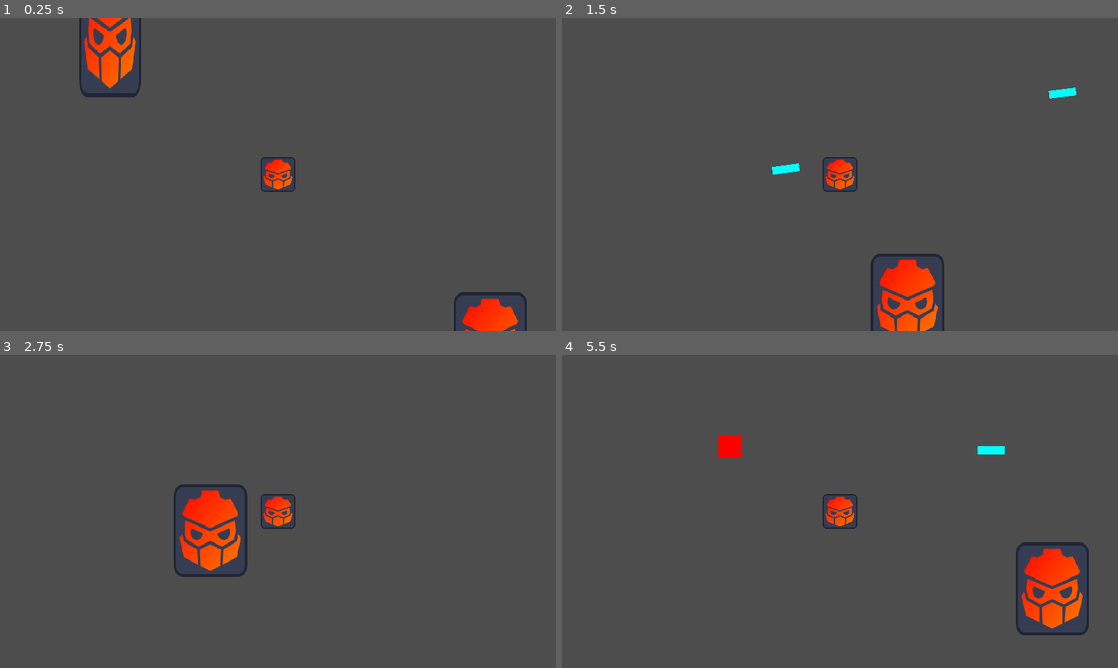
Above: before the commit, frames 1-4 (two rows, left to right).
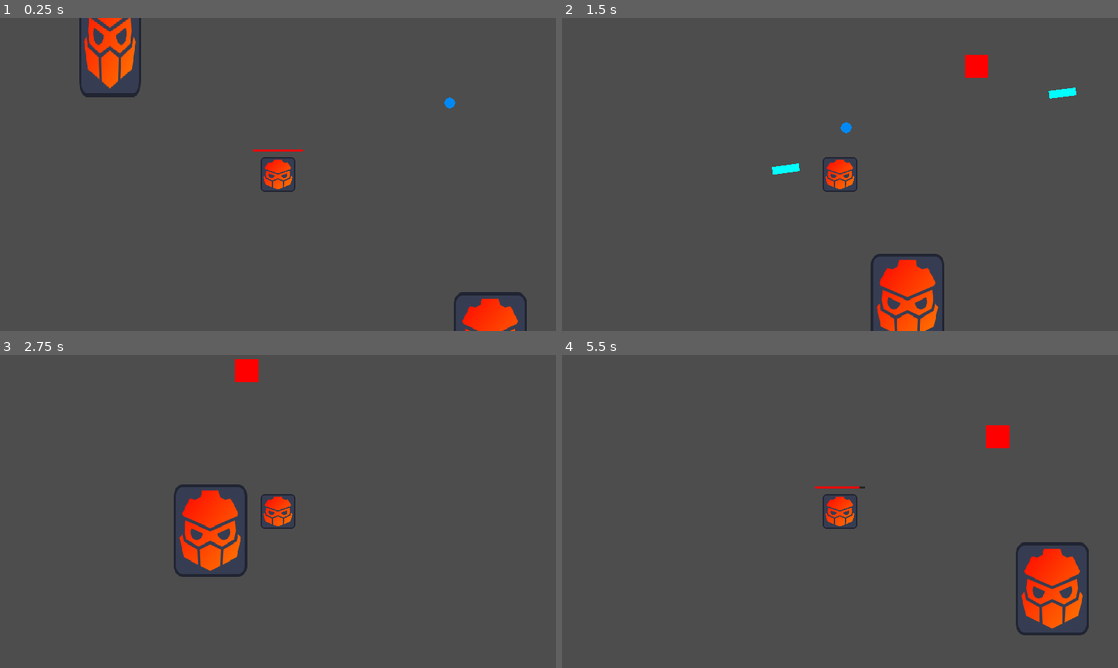
Above: after the commit, the same moments.

Repository: Naginipython/PhaseCure
Game: Godot game, scene res://scenes/world.tscn
Two runs of this game, one before a commit and one after it. Both use one fixed random seed, a clock stepped at 60 frames per second and the inputs below.
Inputs (mouse positions are in pixels of both pictures, inside the frame that each line leads up to):
- Up to frame 1 (0.25 s): no input
- Up to frame 2 (1.5 s): tap Enter at 0.5 s; move the mouse to (962, 158) at 0.52 s; hold D (right) 0.53-1.28 s; click (962, 158) at 0.67 s; move the mouse to (728, 190) at 1.27 s; hold S (down) from 1.28 s (still down); click (728, 190) at 1.42 s
- Up to frame 3 (2.75 s): move the mouse to (333, 442) at 2.02 s; release S (down) at 2.03 s; hold D (right) from 2.03 s (still down); click (333, 442) at 2.17 s
- Up to frame 4 (5.5 s): move the mouse to (812, 574) at 2.77 s; release D (right) at 2.78 s; hold W (up) 2.78-3.53 s; click (812, 574) at 2.92 s; move the mouse to (1006, 558) at 3.52 s; hold A (left) 3.53-5.03 s; click (1006, 558) at 3.67 s; move the mouse to (673, 464) at 4.27 s; click (673, 464) at 4.42 s; move the mouse to (867, 511) at 5.02 s; hold S (down) from 5.03 s (still down); click (867, 511) at 5.17 s

The runs differ from the first frame. In frame 1, 0.1% of the frame differs, in the area x 45-82%, y 25-43%; in frame 2, 0.4%; in frame 3, 0.3%; in frame 4, 0.8%, in the area x 28-81%, y 22-43%.

Commit message:
Added hp, started exp

Diff:
--- a/project.godot
+++ b/project.godot
@@ -54,6 +54,13 @@
 "events": []
 }
 
+[layer_names]
+
+2d_physics/layer_1="Player"
+2d_physics/layer_2="Enemy"
+2d_physics/layer_3="Misc"
+2d_physics/layer_4="Exp"
+
 [rendering]
 
 textures/canvas_textures/default_texture_filter=0
--- a/scenes/Enemy.tscn
+++ b/scenes/Enemy.tscn
@@ -16,3 +16,10 @@
 
 [node name="CollisionShape2D" type="CollisionShape2D" parent="."]
 shape = SubResource("RectangleShape2D_h1aey")
+
+[node name="HitTimer" type="Timer" parent="."]
+wait_time = 0.75
+one_shot = true
+
+[connection signal="body_entered" from="." to="." method="_on_body_entered"]
+[connection signal="body_exited" from="." to="." method="_on_body_exited"]
--- a/scenes/bullet.tscn
+++ b/scenes/bullet.tscn
@@ -3,9 +3,11 @@
 [ext_resource type="Script" path="res://scripts/bullet.gd" id="1_mkf8s"]
 
 [sub_resource type="RectangleShape2D" id="RectangleShape2D_h1aey"]
-size = Vector2(10, 10)
+size = Vector2(12, 6)
 
 [node name="Bullet" type="Area2D"]
+collision_layer = 4
+collision_mask = 2
 script = ExtResource("1_mkf8s")
 
 [node name="CollisionShape2D" type="CollisionShape2D" parent="."]
@@ -20,4 +22,5 @@
 position = Vector2(-5, 0)
 scale = Vector2(0.2, 0.2)
 
+[connection signal="area_entered" from="." to="." method="_on_area_entered"]
 [connection signal="screen_exited" from="visibleNotifier" to="." method="_on_visible_notifier_screen_exited"]
--- /dev/null
+++ b/scenes/exp.tscn
@@ -0,0 +1,25 @@
+[gd_scene load_steps=3 format=3 uid="uid://b8ugbthacyc0w"]
+
+[ext_resource type="Script" path="res://scripts/exp.gd" id="1_1m54x"]
+
+[sub_resource type="CircleShape2D" id="CircleShape2D_7gp3u"]
+radius = 3.0
+
+[node name="Exp" type="Area2D"]
+collision_layer = 8
+script = ExtResource("1_1m54x")
+
+[node name="Polygon2D" type="Polygon2D" parent="."]
+position = Vector2(7.15256e-07, 0)
+scale = Vector2(0.375, 1)
+color = Color(0, 0.538218, 0.96061, 1)
+polygon = PackedVector2Array(-5.33333, -2, -6.66667, -1, -8, 0.0020647, -6.66667, 1, -5.33333, 2, -2.66667, 2.5, 0, 3, 2.66667, 2.5, 5.33333, 2, 6.66667, 1, 8, 0, 6.66667, -1, 5.33333, -2, 2.66667, -2.5, 0, -3, -2.66667, -2.5)
+
+[node name="CollisionShape2D" type="CollisionShape2D" parent="."]
+shape = SubResource("CircleShape2D_7gp3u")
+
+[node name="HitTimer" type="Timer" parent="."]
+wait_time = 0.75
+one_shot = true
+
+[connection signal="body_entered" from="." to="." method="_on_body_entered"]
--- a/scenes/player.tscn
+++ b/scenes/player.tscn
@@ -1,19 +1,24 @@
-[gd_scene load_steps=4 format=3 uid="uid://c0s0ppjxs5nsf"]
+[gd_scene load_steps=7 format=3 uid="uid://c0s0ppjxs5nsf"]
 
 [ext_resource type="Script" path="res://scripts/player.gd" id="1_g2els"]
 [ext_resource type="Texture2D" uid="uid://dvielc340s6gx" path="res://icon.svg" id="2_qhqgy"]
 
 [sub_resource type="CircleShape2D" id="CircleShape2D_dqkch"]
 
+[sub_resource type="CircleShape2D" id="CircleShape2D_g2els"]
+radius = 45.0
+
+[sub_resource type="StyleBoxFlat" id="StyleBoxFlat_g2els"]
+bg_color = Color(0, 0, 0, 0.501961)
+
+[sub_resource type="StyleBoxFlat" id="StyleBoxFlat_qhqgy"]
+bg_color = Color(1, 0, 0, 1)
+
 [node name="Player" type="CharacterBody2D"]
 script = ExtResource("1_g2els")
 
-[node name="CollisionShape2D" type="CollisionShape2D" parent="."]
+[node name="Hitbox" type="CollisionShape2D" parent="."]
 shape = SubResource("CircleShape2D_dqkch")
-
-[node name="Icon" type="Sprite2D" parent="."]
-scale = Vector2(0.140625, 0.140625)
-texture = ExtResource("2_qhqgy")
 
 [node name="BulletContainer" type="Node" parent="."]
 
@@ -21,4 +26,34 @@
 wait_time = 0.25
 one_shot = true
 
+[node name="PickupArea" type="Area2D" parent="."]
+collision_mask = 8
+
+[node name="CollisionShape2D" type="CollisionShape2D" parent="PickupArea"]
+shape = SubResource("CircleShape2D_g2els")
+
+[node name="Icon" type="Sprite2D" parent="."]
+scale = Vector2(0.140625, 0.140625)
+texture = ExtResource("2_qhqgy")
+
+[node name="Healthbar" type="ProgressBar" parent="."]
+offset_left = -13.0
+offset_top = -13.0
+offset_right = 13.0
+offset_bottom = -12.0
+theme_override_styles/background = SubResource("StyleBoxFlat_g2els")
+theme_override_styles/fill = SubResource("StyleBoxFlat_qhqgy")
+value = 100.0
+show_percentage = false
+
+[node name="fullHealthTimer" type="Timer" parent="Healthbar"]
+one_shot = true
+
+[node name="healthRegenTimer" type="Timer" parent="Healthbar"]
+wait_time = 5.0
+one_shot = true
+
 [connection signal="timeout" from="ShootTimer" to="." method="_on_timer_timeout"]
+[connection signal="area_entered" from="PickupArea" to="." method="_on_area_2d_area_entered"]
+[connection signal="timeout" from="Healthbar/fullHealthTimer" to="." method="_on_full_health_timer_timeout"]
+[connection signal="timeout" from="Healthbar/healthRegenTimer" to="." method="_on_health_regen_timer_timeout"]
--- a/scenes/world.tscn
+++ b/scenes/world.tscn
@@ -1,8 +1,10 @@
-[gd_scene load_steps=5 format=3 uid="uid://myn5pku80ud5"]
+[gd_scene load_steps=7 format=3 uid="uid://myn5pku80ud5"]
 
 [ext_resource type="Script" path="res://scripts/world.gd" id="1_4wyf3"]
 [ext_resource type="PackedScene" uid="uid://c0s0ppjxs5nsf" path="res://scenes/player.tscn" id="1_nnsk1"]
 [ext_resource type="Texture2D" uid="uid://dvielc340s6gx" path="res://icon.svg" id="2_rwgxs"]
+[ext_resource type="Script" path="res://scripts/enemy_spawner.gd" id="4_k0juu"]
+[ext_resource type="PackedScene" uid="uid://b8ugbthacyc0w" path="res://scenes/exp.tscn" id="5_71j4m"]
 
 [sub_resource type="RectangleShape2D" id="RectangleShape2D_4wyf3"]
 size = Vector2(20, 56)
@@ -12,6 +14,7 @@
 
 [node name="Player" parent="." instance=ExtResource("1_nnsk1")]
 unique_name_in_owner = true
+collision_mask = 5
 
 [node name="Camera2D" type="Camera2D" parent="Player"]
 zoom = Vector2(4, 4)
@@ -26,13 +29,22 @@
 scale = Vector2(0.296875, 0.375)
 texture = ExtResource("2_rwgxs")
 
-[node name="Node" type="Node" parent="."]
+[node name="Waves" type="Node" parent="."]
 
-[node name="Timer" type="Timer" parent="Node"]
+[node name="Wave1Timer" type="Timer" parent="Waves"]
 one_shot = true
 
 [node name="StaticBody2D" type="StaticBody2D" parent="."]
 position = Vector2(-93, 18)
+collision_layer = 4
 
 [node name="CollisionShape2D" type="CollisionShape2D" parent="StaticBody2D"]
 shape = SubResource("RectangleShape2D_4wyf3")
+
+[node name="EnemySpawner" type="Node2D" parent="."]
+script = ExtResource("4_k0juu")
+
+[node name="Exp" parent="." instance=ExtResource("5_71j4m")]
+position = Vector2(89, -37)
+
+[connection signal="enemy_spawned" from="EnemySpawner" to="." method="_on_enemy_spawner_enemy_spawned"]
--- a/scripts/bullet.gd
+++ b/scripts/bullet.gd
@@ -1,9 +1,16 @@
 extends Area2D
 
 const SHOOT_SPEED: int = 200
+const DAMAGE: float = 5.0
 
 func _on_visible_notifier_screen_exited() -> void:
 	queue_free()
 
 func _physics_process(delta: float) -> void:
 	position += Vector2.RIGHT.rotated(rotation) * SHOOT_SPEED * delta
+
+
+func _on_area_entered(area: Area2D) -> void:
+	print("hit enemy")
+	area.take_damage(DAMAGE)
+	queue_free()
--- a/scripts/enemy.gd
+++ b/scripts/enemy.gd
@@ -1,13 +1,35 @@
 extends Area2D
 
 var player: CharacterBody2D
-const SPEED: float = 25.0
-var health: float = 50.0
+@onready var hit_timer: Timer = $HitTimer
+const SPEED: float = 35.0
+@export var health: float = 20.0
+@export var dmg: int = 10
+var is_hitting_player: bool = false
+signal enemy_died(pos)
 
 func _ready() -> void:
 	player = get_node("/root/World/Player")
 
+
 func _physics_process(delta: float) -> void:
 	var player_pos = player.position
-	position.x = move_toward(position.x, player_pos.x, SPEED*delta)
-	position.y = move_toward(position.y, player_pos.y, SPEED*delta)
+	var dir = (player_pos - position).normalized()
+	position += dir * SPEED*delta
+
+	if is_hitting_player and hit_timer.is_stopped():
+		player.take_damage(dmg)
+		hit_timer.start()
+
+
+func _on_body_entered(body: Node2D) -> void:
+	is_hitting_player = true
+
+func _on_body_exited(body: Node2D) -> void:
+	is_hitting_player = false
+
+func take_damage(dmg: float) -> void:
+	health -= dmg
+	if health <= 0:
+		emit_signal("enemy_died", position)
+		queue_free()
--- /dev/null
+++ b/scripts/enemy_spawner.gd
@@ -0,0 +1,46 @@
+extends Node2D
+
+const ENEMY := preload("res://scenes/Enemy.tscn")
+var time_to_spawn_enemy = true
+var screen_size: Vector2
+@onready var camera: Camera2D = $"../Player/Camera2D"
+@onready var player: CharacterBody2D = %Player
+signal enemy_spawned(enemy_instance)
+
+func _ready() -> void:
+	screen_size = get_viewport().get_visible_rect().size
+
+func _process(delta: float) -> void:
+	if time_to_spawn_enemy:
+		time_to_spawn_enemy = false
+		var camera_pos: Vector2 = camera.global_position
+		var zoom = 4
+		var half_size: Vector2 = (screen_size * 0.5) / zoom
+
+		var top_left: Vector2 = camera_pos - half_size
+		var bot_right: Vector2 = camera_pos + half_size
+		var enemy_pos: Vector2 = generate_enemy_pos(top_left, bot_right)
+
+		var enemy_instance = ENEMY.instantiate()
+		enemy_instance.global_position = enemy_pos
+		emit_signal("enemy_spawned", enemy_instance)
+
+func generate_enemy_pos(top_left: Vector2, bot_right: Vector2) -> Vector2:
+	var margin := 50
+	var side := randi() % 4
+	var spawn_pos: Vector2 = Vector2.ZERO
+	match side:
+		0: # Top
+			spawn_pos.x = randf_range(top_left.x, bot_right.x)
+			spawn_pos.y = top_left.y - margin
+		1: # Right
+			spawn_pos.x = bot_right.x + margin
+			spawn_pos.y = randf_range(top_left.y, bot_right.y)
+		2: # Bot
+			spawn_pos.x = randf_range(top_left.x, bot_right.x)
+			spawn_pos.y = bot_right.y + margin
+		3: # Left
+			spawn_pos.x = top_left.x - margin
+			spawn_pos.y = randf_range(top_left.y, bot_right.y)
+	print(side)
+	return spawn_pos
--- /dev/null
+++ b/scripts/exp.gd
@@ -0,0 +1,21 @@
+extends Area2D
+
+var is_player_in_range: bool = false
+var player: CharacterBody2D
+const SPEED: float = 100.0
+
+func _ready() -> void:
+	player = get_node("/root/World/Player")
+
+func _physics_process(delta: float) -> void:
+	if is_player_in_range:
+		var player_pos = player.position
+		var dir = (player_pos - position).normalized()
+		position += dir * SPEED*delta
+
+func player_in_range() -> void:
+	is_player_in_range = true
+
+func _on_body_entered(body: Node2D) -> void:
+	body.get_exp(0)
+	queue_free()
--- a/scripts/player.gd
+++ b/scripts/player.gd
@@ -1,41 +1,82 @@
 extends CharacterBody2D
+
+const BULLET_SCENE = preload("res://scenes/bullet.tscn")
+
+@onready var bullet_container: Node = $BulletContainer
+@onready var shoot_timer: Timer = $ShootTimer
+@onready var healthbar: ProgressBar = $Healthbar
+@onready var full_health_timer: Timer = $Healthbar/fullHealthTimer
+@onready var health_regen_timer: Timer = $Healthbar/healthRegenTimer
 
 const SPEED := 100.0
 var can_shoot: bool = true
-var bullet_scene: Resource
-@onready var bullet_container: Node = $BulletContainer
-@onready var shoot_timer: Timer = $ShootTimer
+var hp: int = 100
+var max_hp: int = 100
+var regen: int = 5
 
-func _ready() -> void:
-	bullet_scene = preload("res://scenes/bullet.tscn")
+#### Engine Functions
 
 func _physics_process(delta: float) -> void:
+	check_health()
+	move_player(delta)
+
+func _input(event: InputEvent) -> void:
+	if event is InputEventMouseButton and shoot_timer.is_stopped():
+		var mouse_pos = get_global_mouse_position()
+		var bullet_instance = BULLET_SCENE.instantiate()
+		var dir = (mouse_pos - global_position).normalized()
+		var offset: int = 15
+		bullet_instance.rotation = dir.angle()
+		bullet_instance.global_position = global_position + dir * offset
+		bullet_container.add_child(bullet_instance)
+		shoot_timer.start()
+
+#### Signal Functions
+
+func _on_area_2d_area_entered(area: Area2D) -> void:
+	area.player_in_range()
+
+func _on_full_health_timer_timeout() -> void:
+	healthbar.visible = false
+
+func _on_health_regen_timer_timeout() -> void:
+	hp += regen
+
+#### My Functions
+
+func move_player(delta: float) -> void:
 	var x_input := Input.get_axis("left", "right")
 	var y_input := Input.get_axis("up", "down")
-
+	# Move X
 	if x_input:
 		velocity.x = x_input * SPEED
 	else:
 		velocity.x = move_toward(velocity.x, 0, SPEED)
+	# Move Y
 	if y_input:
 		velocity.y = y_input * SPEED
 	else:
 		velocity.y = move_toward(velocity.y, 0, SPEED)
+
 	move_and_slide()
 
-func _input(event: InputEvent) -> void:
-	if event is InputEventMouseButton and can_shoot:
-		var pos = get_global_mouse_position()
-		print(pos)
-		var bullet_instance = bullet_scene.instantiate()
-		var myPos: Vector2 = global_position
-		var dir = (pos - myPos).normalized()
-		bullet_instance.rotation = dir.angle()
-		bullet_instance.global_position = global_position + dir * 15
-		bullet_container.add_child(bullet_instance)
-		can_shoot = false
-		shoot_timer.start()
+func take_damage(dmg: int) -> void:
+	hp -= dmg
+	health_regen_timer.start()
 
+func get_exp(type: int) -> void:
+	print("get exp")
 
-func _on_timer_timeout() -> void:
-	can_shoot = true
+func check_health() -> void:
+	if healthbar.max_value != max_hp:
+		healthbar.max_value = max_hp
+
+	if hp >= max_hp:
+		hp = max_hp
+		if full_health_timer.is_stopped() and healthbar.visible:
+			full_health_timer.start()
+	else:
+		healthbar.visible = true
+		healthbar.value = hp
+		if health_regen_timer.is_stopped():
+			health_regen_timer.start()
--- a/scripts/world.gd
+++ b/scripts/world.gd
@@ -1,45 +1,13 @@
 extends Node2D
 
-const ENEMY := preload("res://scenes/Enemy.tscn")
-var time_to_spawn_enemy = true
-@onready var camera: Camera2D = $Player/Camera2D
-var screen_size: Vector2
-@onready var player: CharacterBody2D = %Player
+const EXP = preload("res://scenes/exp.tscn")
 
-func _ready() -> void:
-	screen_size = get_viewport().get_visible_rect().size
+func _on_enemy_spawner_enemy_spawned(enemy_instance: Variant) -> void:
+	enemy_instance.connect("enemy_died", _on_enemy_died)
+	add_child(enemy_instance)
 
-func _process(delta: float) -> void:
-	if time_to_spawn_enemy:
-		time_to_spawn_enemy = false
-		var camera_pos: Vector2 = camera.global_position
-		var zoom = 4
-		var half_size: Vector2 = (screen_size * 0.5) / zoom
-
-		var top_left: Vector2 = camera_pos - half_size
-		var bot_right: Vector2 = camera_pos + half_size
-		var enemy_pos: Vector2 = generate_enemy_pos(top_left, bot_right)
-
-		var enemy_instance = ENEMY.instantiate()
-		enemy_instance.global_position = enemy_pos
-		add_child(enemy_instance)
-
-func generate_enemy_pos(top_left: Vector2, bot_right: Vector2) -> Vector2:
-	var margin := 50
-	var side := randi() % 4
-	var spawn_pos: Vector2 = Vector2.ZERO
-	match side:
-		0: # Top
-			spawn_pos.x = randf_range(top_left.x, bot_right.x)
-			spawn_pos.y = top_left.y - margin
-		1: # Right
-			spawn_pos.x = bot_right.x + margin
-			spawn_pos.y = randf_range(top_left.y, bot_right.y)
-		2: # Bot
-			spawn_pos.x = randf_range(top_left.x, bot_right.x)
-			spawn_pos.y = bot_right.y + margin
-		3: # Left
-			spawn_pos.x = top_left.x - margin
-			spawn_pos.y = randf_range(top_left.y, bot_right.y)
-	print(side)
-	return spawn_pos
+func _on_enemy_died(pos: Vector2) -> void:
+	print("drop exp")
+	var exp_instance = EXP.instantiate()
+	exp_instance.global_position = pos
+	add_child(exp_instance)
